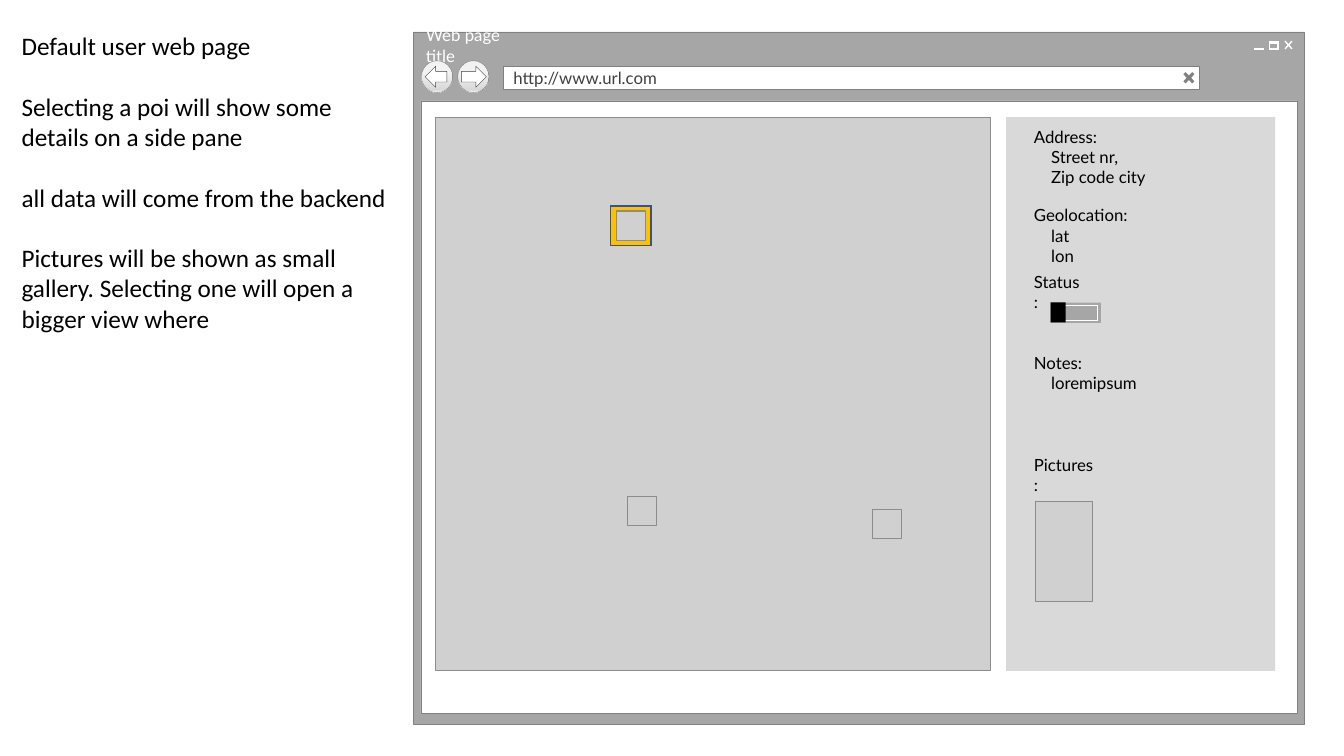
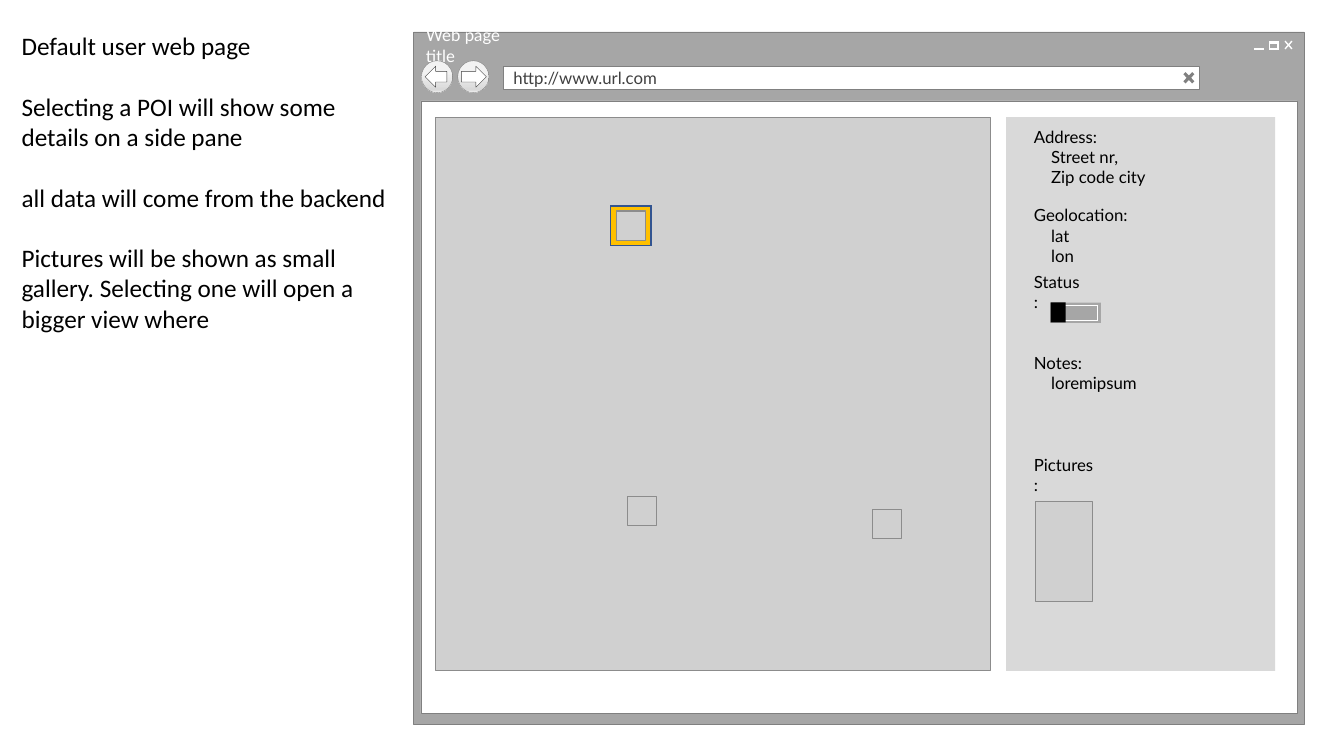
Before and after one commit to nampacx/HydrantReportingService, a slide deck: slide 4 of docs/Hydrant Reporting Service.pptx. Drawn at 1344x756 pixels with LibreOffice and Linux fonts; fonts in the diff are those of the drawing; grey boxes stand for pictures; background and template pictures are left out. Boxes give left, top, right and bottom in pixels: in the first picture for what was removed or moved away, otherwise in the second. Text is boxed around its words. In the diff, an @@ line names an element or a change of style, - is before the commit and + after.

```diff
--- a/docs/Hydrant Reporting Service.pptx
+++ b/docs/Hydrant Reporting Service.pptx
@@ text at (22, 98, 336, 150): text changed @@
-Selecting a poi will show some details on a side pane
+Selecting a POI will show some details on a side pane
```
Also in this commit, not shown: 3 other slides changed, 7 other files.
